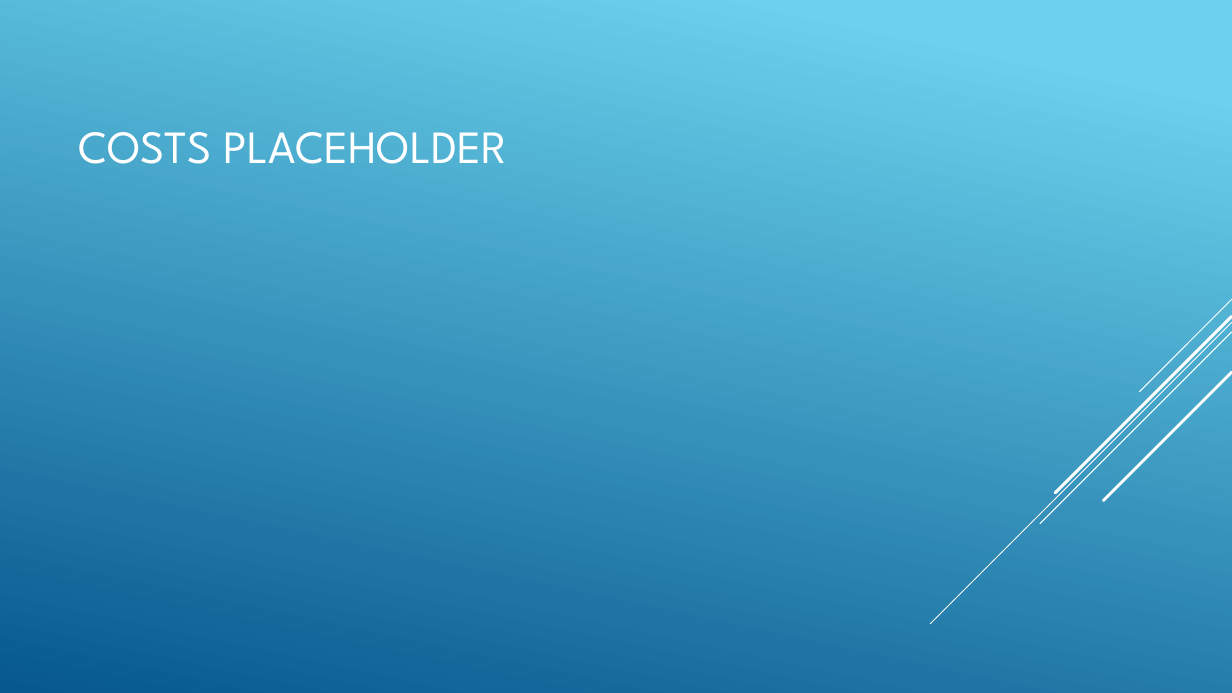
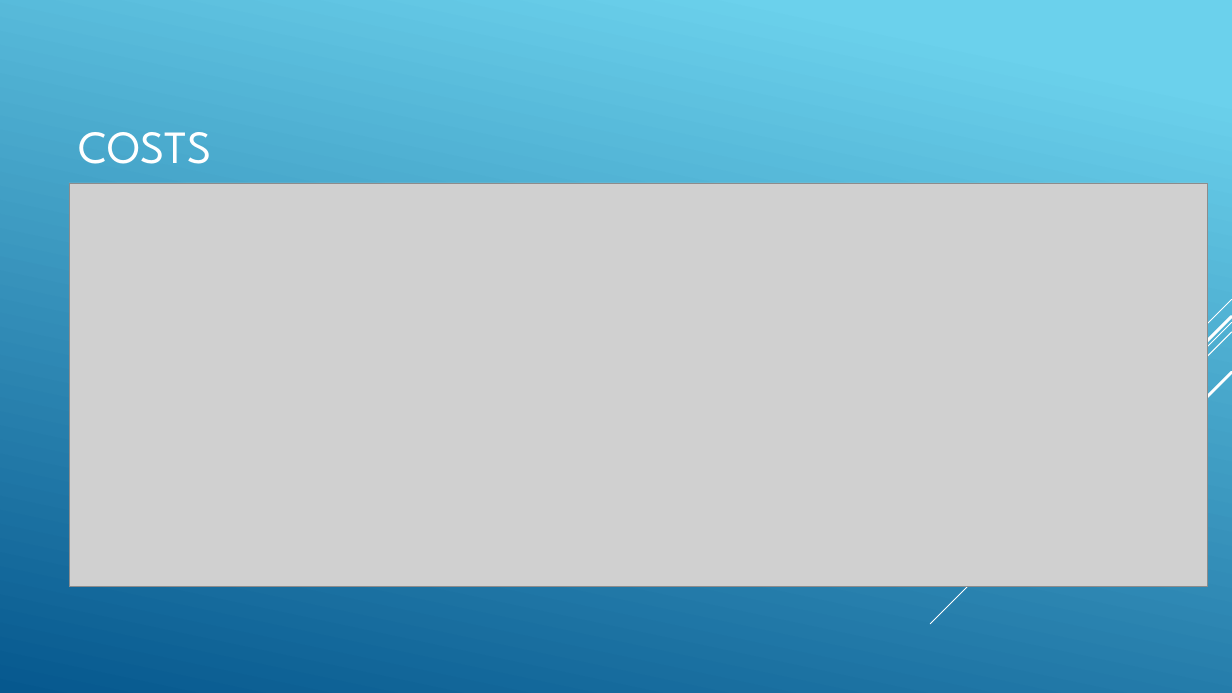
Before and after one commit to pabreblob/capsulefy, a slide deck: slide 12 of Week 1 docs/JUKEVOTE.pptx (slide 10 before the commit). Drawn at 1232x693 pixels with LibreOffice and Linux fonts; fonts in the diff are those of the drawing; grey boxes stand for pictures. Boxes give left, top, right and bottom in pixels: in the first picture for what was removed or moved away, otherwise in the second. Text is boxed around its words. In the diff, an @@ line names an element or a change of style, - is before the commit and + after.

```diff
--- a/Week 1 docs/JUKEVOTE.pptx
+++ b/Week 1 docs/JUKEVOTE.pptx
@@ title at [78, 132, 212, 164]: text changed @@
-COSTS PLACEHOLDER
+COSTS
@@ picture added at [69, 183, 1208, 587] @@
```
Also in this commit, not shown: 6 other slides changed, 4 slides added, 1 slide removed, 1 other file.
